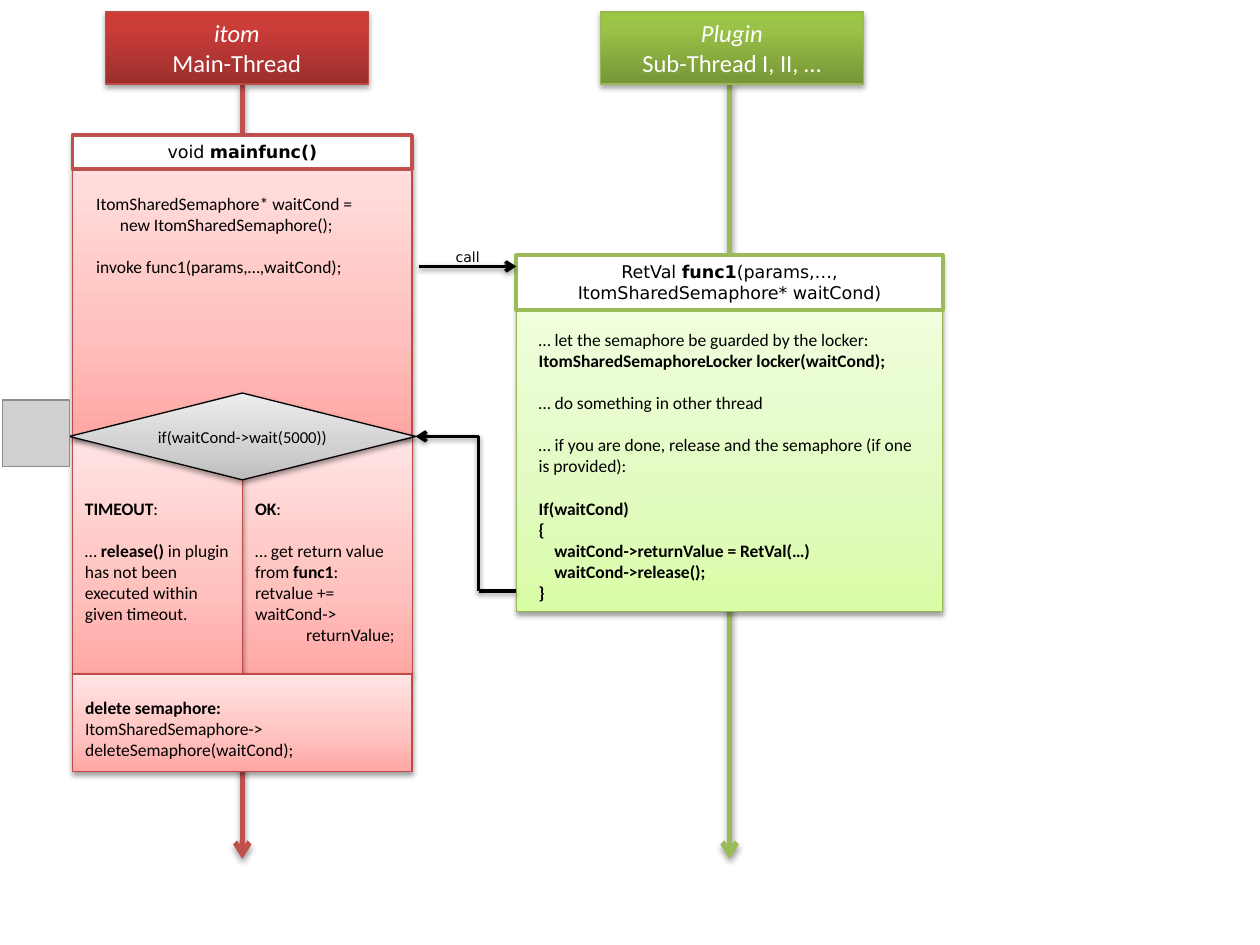
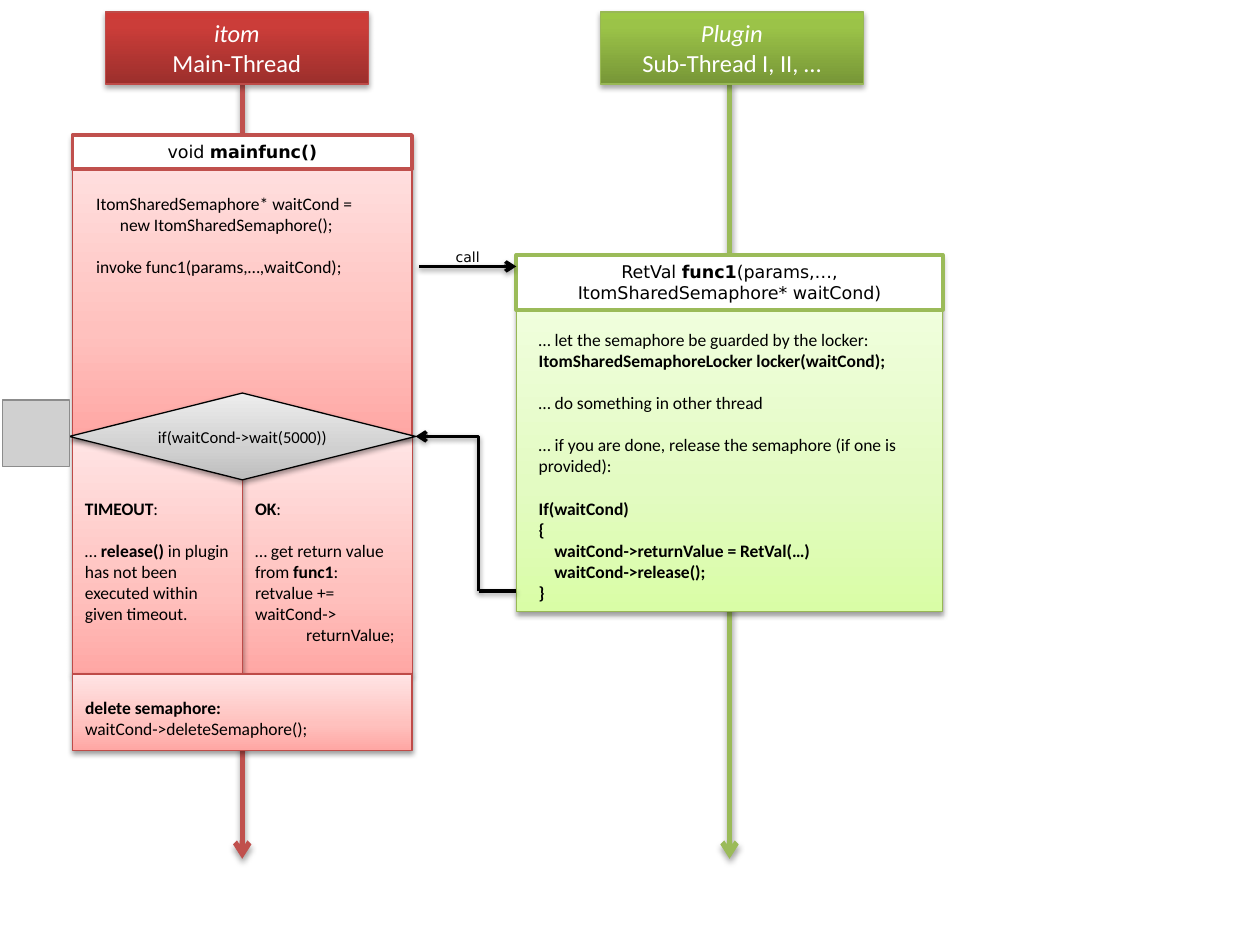
Before and after one commit to itom-project/itom, a slide deck: slide 1 of docs/userDoc/source/07_plugins/development/images/itomSharedSemaphore.pptx. Drawn at 1260x945 pixels with LibreOffice and Linux fonts; fonts in the diff are those of the drawing; grey boxes stand for pictures. Boxes give left, top, right and bottom in pixels: in the first picture for what was removed or moved away, otherwise in the second. Text is boxed around its words. In the diff, an @@ line names an element or a change of style, - is before the commit and + after.

Commit message:
text error in image for ItomSharedSemaphore

```diff
--- a/docs/userDoc/source/07_plugins/development/images/itomSharedSemaphore.pptx
+++ b/docs/userDoc/source/07_plugins/development/images/itomSharedSemaphore.pptx
@@ text at (539,438,896,475): text changed @@
-… if you are done, release and the semaphore (if one is provided):
+… if you are done, release the semaphore (if one is provided):
@@ rectangle: place and size @@
-rectangle at (72,674,412,771)
+rectangle at (72,674,412,751)
@@ text at (85,722,307,738): text changed @@
-ItomSharedSemaphore-> deleteSemaphore(waitCond);
+waitCond->deleteSemaphore();
```
Also in this commit, not shown: 1 other file.
